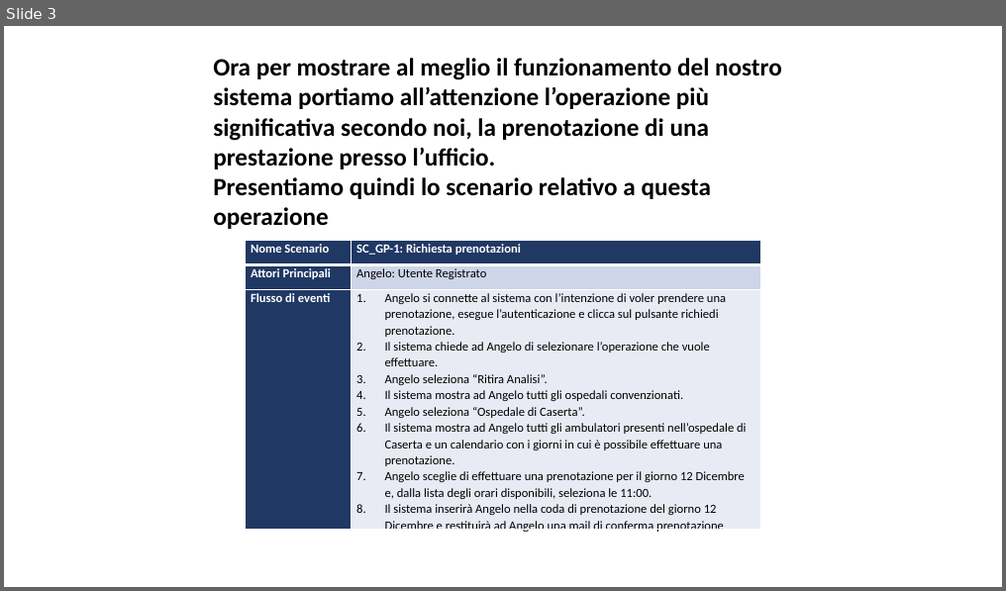
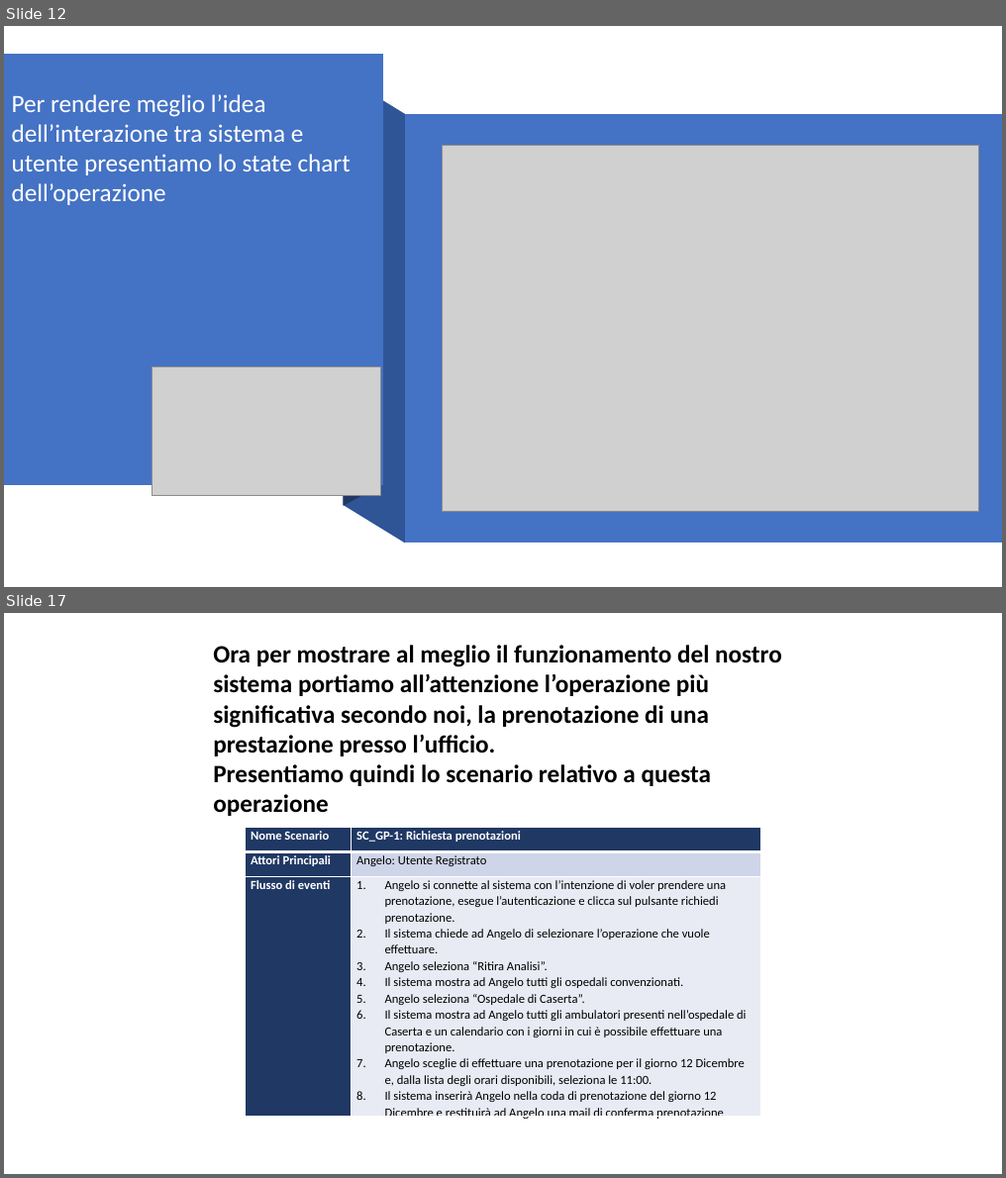
Before and after one commit to Givaa/MedQueue, a slide deck: This is my PP/Presentazione 06-12-2020.pptx. Shown one above the other, each under a label of ours: slide 3 before the commit, slides 12 and 17 after it; the slides between them are not shown. The pictures are 1006x591 and 1006x1178 pixels, drawn with LibreOffice and Linux fonts; fonts in the diff are those of the drawing; grey boxes stand for pictures; background and template pictures are left out. Boxes give left, top, right and bottom in pixels: in the first picture for what was removed or moved away, otherwise in the second. Text is boxed around its words. In the diff, an @@ line names an element or a change of style, - is before the commit and + after.

```diff
--- a/This is my PP/Presentazione 06-12-2020.pptx
+++ b/This is my PP/Presentazione 06-12-2020.pptx
@@ slide 12 added at box(4, 26, 1002, 587), background #FFFFFF @@
@@ freeform shape added at box(4, 54, 383, 485), fill #4472C4 @@
@@ freeform shape added at box(344, 55, 383, 506), fill #203864 @@
@@ freeform shape added at box(344, 76, 405, 544), fill #2F5597 @@
@@ text added at box(12, 94, 350, 205), 24 pt, text #FFFFFF @@
+Per rendere meglio l’idea dell’interazione tra sistema e utente presentiamo lo state chart dell’operazione
@@ freeform shape added at box(405, 113, 1002, 543), fill #4472C4 @@
@@ picture added at box(443, 145, 979, 512) @@
@@ picture added at box(152, 368, 380, 496) @@
@@ what was slide 3 is now slide 17 @@
```
Also in this commit, not shown: 3 slides changed, 13 other slides added, 2 other files.
